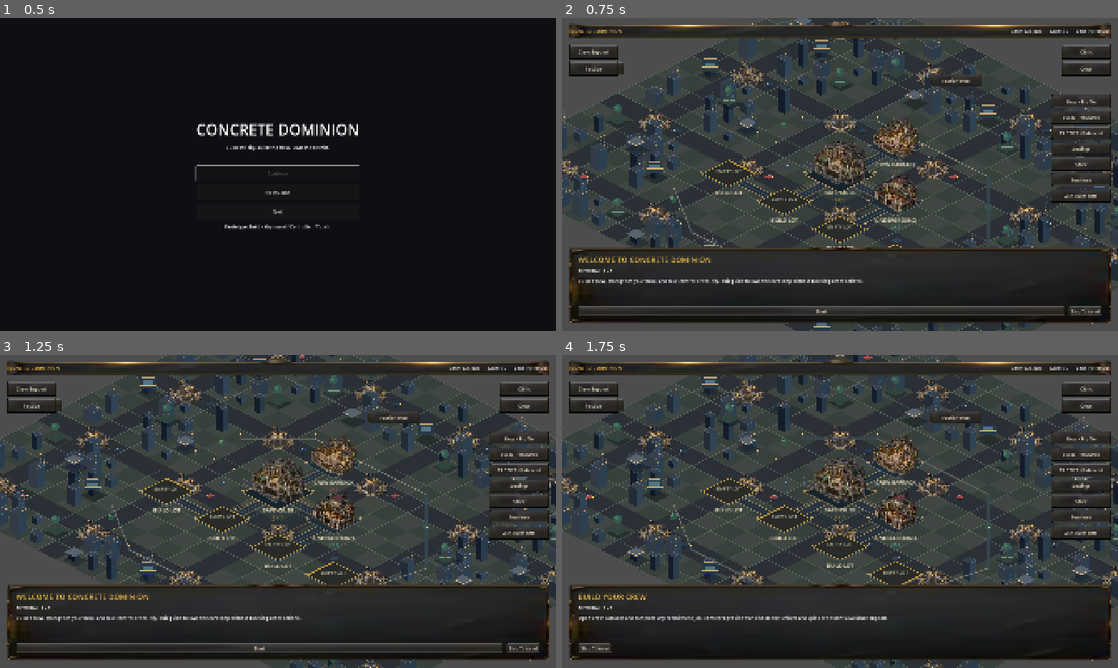
Above: before the commit, frames 1-4 (two rows, left to right).
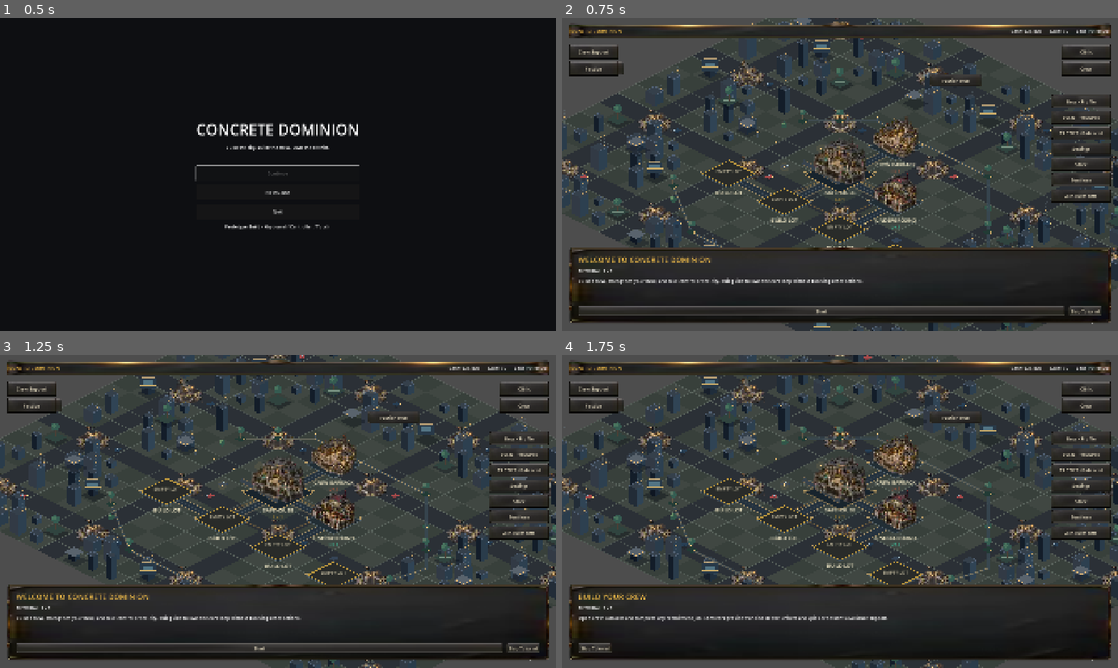
Above: after the commit, the same moments.

Repository: betasio/ConcreteDominion
Game: Godot game, scene res://scenes/core/Boot.tscn
Two runs of this game, one before a commit and one after it. Both use one fixed random seed, a clock stepped at 60 frames per second and the inputs below.
Inputs:
- Up to frame 1 (0.5 s): no input
- Up to frame 2 (0.75 s): click "New Game" at 0.5 s
- Up to frame 3 (1.25 s): no input
- Up to frame 4 (1.75 s): click "Start" at 1.25 s

Frame 1 is identical in both runs. In frame 2, 0.2% of the frame differs, in the area x 19-78%, y 29-70%; in frame 3, 0.2%, in the area x 19-78%, y 22-74%; in frame 4, 0.2%.

Commit message:
Add landscaped perimeter and soft HQ driveway lighting

Diff:
--- a/scripts/world/TurfGround.gd
+++ b/scripts/world/TurfGround.gd
@@ -20,6 +20,7 @@
 		Vector2i(16, 13)
 	]
 	_draw_compound_routes()
+	_draw_landscaping()
 	for cell in properties:
 		_draw_pad(city_map.iso_to_screen(cell), cell == Vector2i(10, 10))
 	# Distinct property boundaries and shared driveways frame the compound.
@@ -92,3 +93,25 @@
 		var p: Vector2 = outline[index]
 		draw_line(p, p + Vector2(0, -14), Color("#43505d"), 5.0)
 		draw_circle(p + Vector2(0, -15), 3.0, Color("#ebc47e"))
+
+
+func _draw_landscaping() -> void:
+	# Repeatable, sparse high-end perimeter planting: deliberately outside
+	# the central building slots so labels and interactive areas stay legible.
+	for cell in [Vector2i(6, 8), Vector2i(7, 7), Vector2i(14, 6),
+			Vector2i(17, 9), Vector2i(18, 12), Vector2i(16, 16),
+			Vector2i(9, 17), Vector2i(6, 15)]:
+		var p: Vector2 = city_map.iso_to_screen(cell)
+		draw_colored_polygon(PackedVector2Array([
+			p + Vector2(-21, 0), p + Vector2(0, -11),
+			p + Vector2(21, 0), p + Vector2(0, 11)
+		]), Color("#223b35"))
+		draw_line(p + Vector2(0, -3), p + Vector2(0, -26), Color("#615847"), 4.0)
+		draw_circle(p + Vector2(0, -30), 11.0, Color("#355e52"))
+		draw_circle(p + Vector2(-5, -34), 6.0, Color("#597663"))
+		draw_circle(p + Vector2(10, 2), 3.5, Color("#e5ba72", 0.85))
+	# Two recessed entrance spotlights define the HQ's driveway.
+	for cell in [Vector2i(8, 9), Vector2i(8, 11)]:
+		var light_position: Vector2 = city_map.iso_to_screen(cell)
+		draw_circle(light_position, 16.0, Color(0.93, 0.71, 0.37, 0.09))
+		draw_circle(light_position, 3.0, Color("#efc985"))
